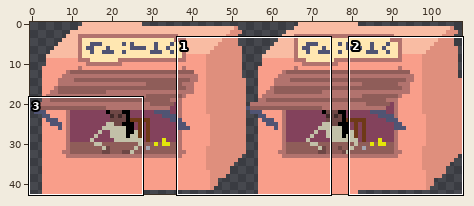
Edited in one commit: sprite sheet (Overworld/BoothAnimation.png). Above, an overview of the earlier version with the close-up marked.
Close-up. Earlier state:
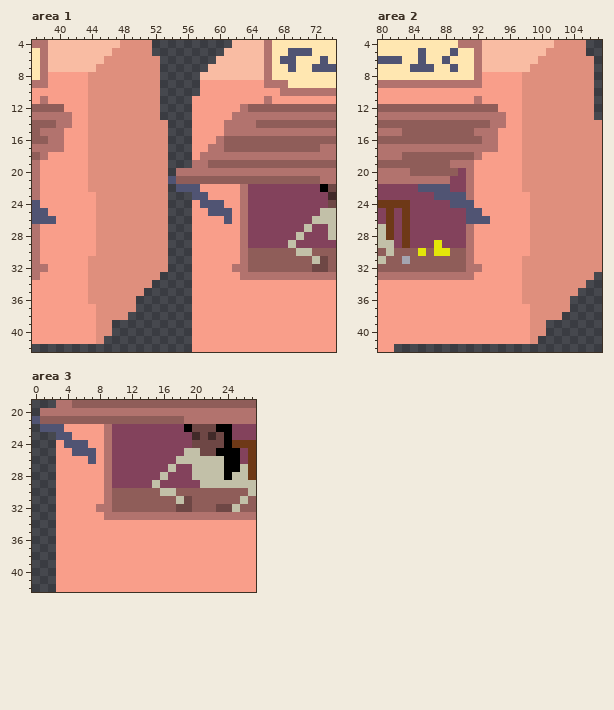
The file is 108x43 pixels. Shown: area 1: x 37..74, y 4..42; area 2: x 80..107, y 4..42; area 3: x 0..27, y 19..42.
The same view after the edit:
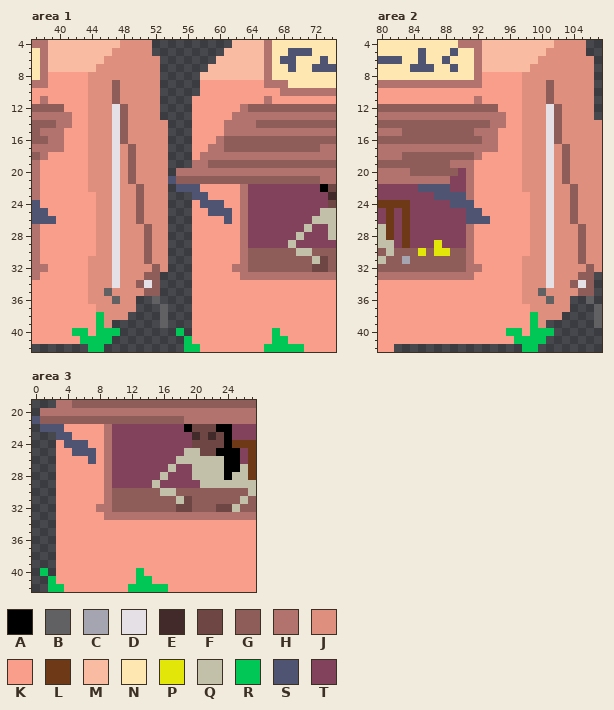
Palette (. is transparent): A #000000  B #616063  C #a4a5b1  D #e4e0e5  E #412a29  F #6e4745  G #8f5d59  H #b2736e  J #df8f7d  K #f99e8a  L #6e3917  M #f9bca3  N #ffe7b1  P #e3e609  Q #c2c0a8  R #00c755  S #505473  T #83425c
Difference:
Changed rows in their new state; - is an unchanged pixel.
Area 1:
first column x 42:
 9 -----G-----------------------
10 -----G-----------------------
11 -----G-----------------------
12 -----DG----------------------
13 -----DG----------------------
14 -----DG----------------------
15 -----DG----------------------
16 -----DG----------------------
17 -----D-G---------------------
18 -----D-G---------------------
19 -----D-G---------------------
20 -----D-G---------------------
21 -----D-G---------------------
22 -----D--G--------------------
23 -----D--G--------------------
24 -----D--G--------------------
25 -----D--G--------------------
26 -----D--G--------------------
27 -----D---G-------------------
28 -----D---G-------------------
29 -----D---G-------------------
30 -----D---G-------------------
31 -----D---G-------------------
32 -----D----G------------------
33 -----D---GG------------------
34 -----D--GDG------------------
35 ----B----GG------------------
36 -----B----B------------------
37 -----------B-----------------
38 ---R-------B-----------------
39 ---R-------B-----------------
40 RR-RRR-------R-----------R---
41 -RRRR---------R----------RR--
42 --RR----------RR--------RRRRR
Area 2:
first column x 96:
 9 -----G------
10 -----G------
11 -----G------
12 -----DG-----
13 -----DG-----
14 -----DG-----
15 -----DG-----
16 -----DG-----
17 -----D-G----
18 -----D-G----
19 -----D-G----
20 -----D-G----
21 -----D-G----
22 -----D--G---
23 -----D--G---
24 -----D--G---
25 -----D--G---
26 -----D--G---
27 -----D---G--
28 -----D---G--
29 -----D---G--
30 -----D---G--
31 -----D---G--
32 -----D----G-
33 -----D---GG-
34 -----D--GDG-
35 ----B----GG-
36 -----B----B-
37 -----------B
38 ---R-------B
39 ---R-------B
40 RR-RRR------
41 -RRRR-------
42 --RR--------
Area 3:
first column x 1:
40 R-----------R---
41 -R----------RR--
42 -RR--------RRRRR
Pixel boxes of the changes (left, top, right, bottom) in both close-ups:
changed: (72, 80, 200, 352)
changed: (264, 328, 304, 352)
changed: (506, 80, 602, 352)
changed: (40, 568, 64, 592)
changed: (128, 568, 168, 592)
